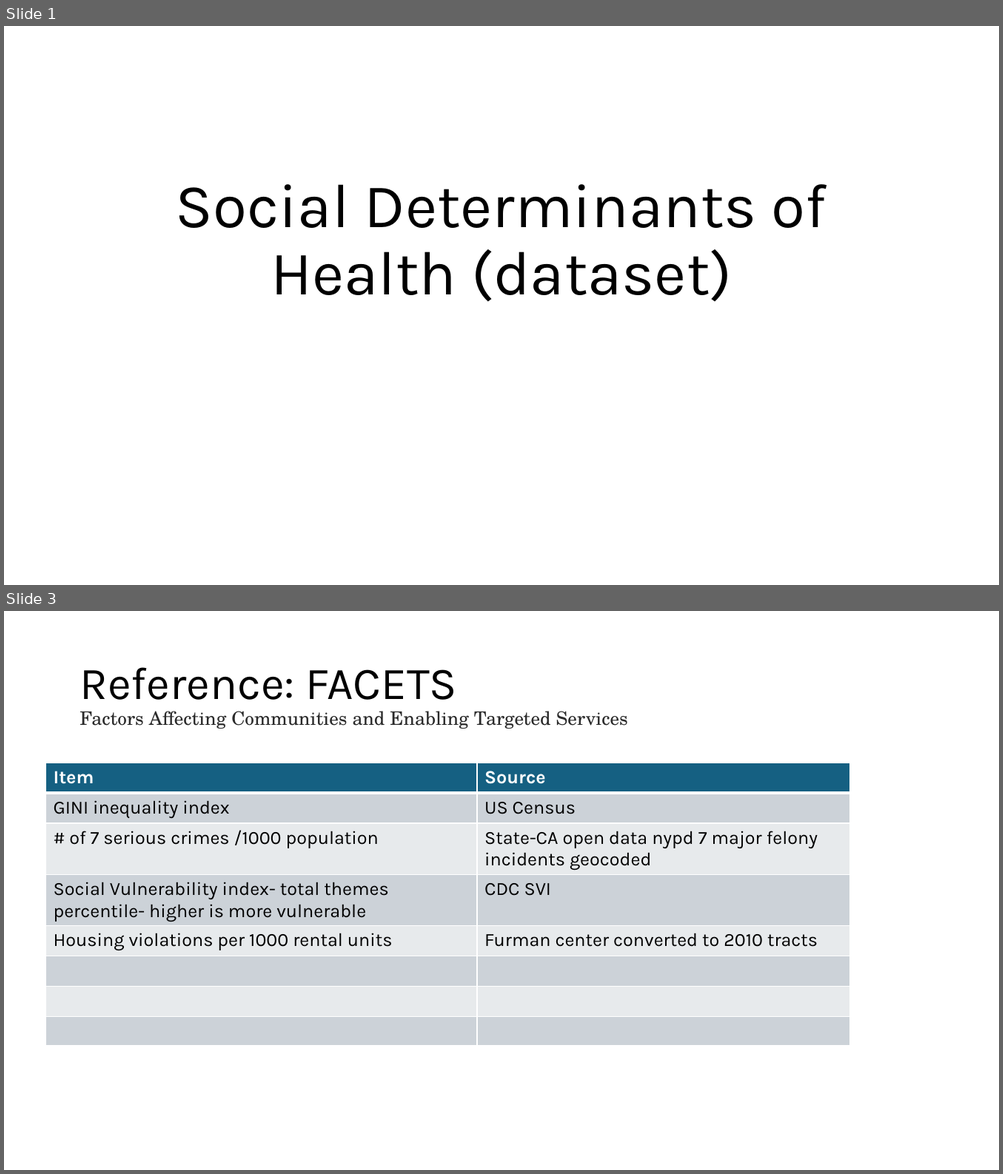
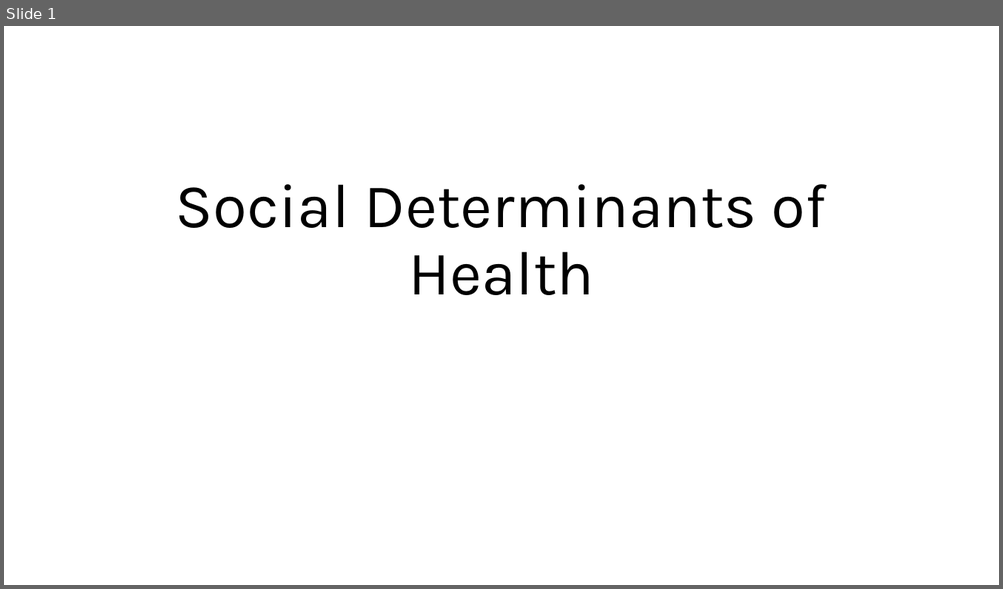
Before and after one commit to r-buch/social-covid, a slide deck: SDOH_Datasets.pptx. Shown one above the other, each under a label of ours: slides 1 and 3 before the commit, slide 1 after it; the slides between them are not shown. The pictures are 1003x1174 and 1003x589 pixels, drawn with LibreOffice and Linux fonts; fonts in the diff are those of the drawing. Boxes give left, top, right and bottom in pixels: in the first picture for what was removed or moved away, otherwise in the second. Text is boxed around its words. In the diff, an @@ line names an element or a change of style, - is before the commit and + after.

```diff
--- a/SDOH_Datasets.pptx
+++ b/SDOH_Datasets.pptx
@@ slide 3 removed at [4, 611, 999, 1170], background #FFFFFF @@
@@ title removed at [79, 667, 628, 729] @@
-Reference: FACETS
-Factors Affecting Communities and Enabling Targeted Services
@@ table removed at [45, 763, 849, 1049], 8 rows, 2 columns @@
-Item | Source
-GINI inequality index | US Census
-# of 7 serious crimes /1000 population | State-CA open data nypd 7 major felony incidents geocoded
-Social Vulnerability index- total themes percentile- higher is more vulnerable | CDC SVI
-Housing violations per 1000 rental units | Furman center converted to 2010 tracts
- | 
- | 
- | 
@@ slide 1 changed as well @@
@@ title at [176, 184, 827, 295]: text changed @@
-Social Determinants of Health (dataset)
+Social Determinants of Health
```
Also in this commit, not shown: 3 other slides changed, 2 slides added, 3 other slides removed.
